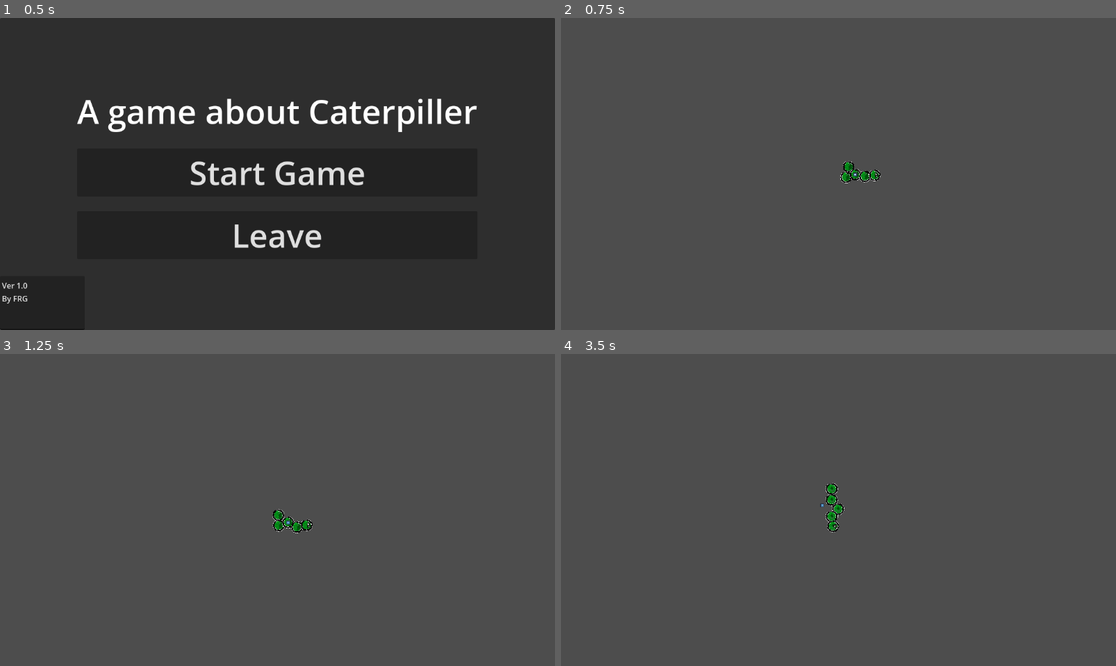
Above: before the commit, frames 1-4 (two rows, left to right).
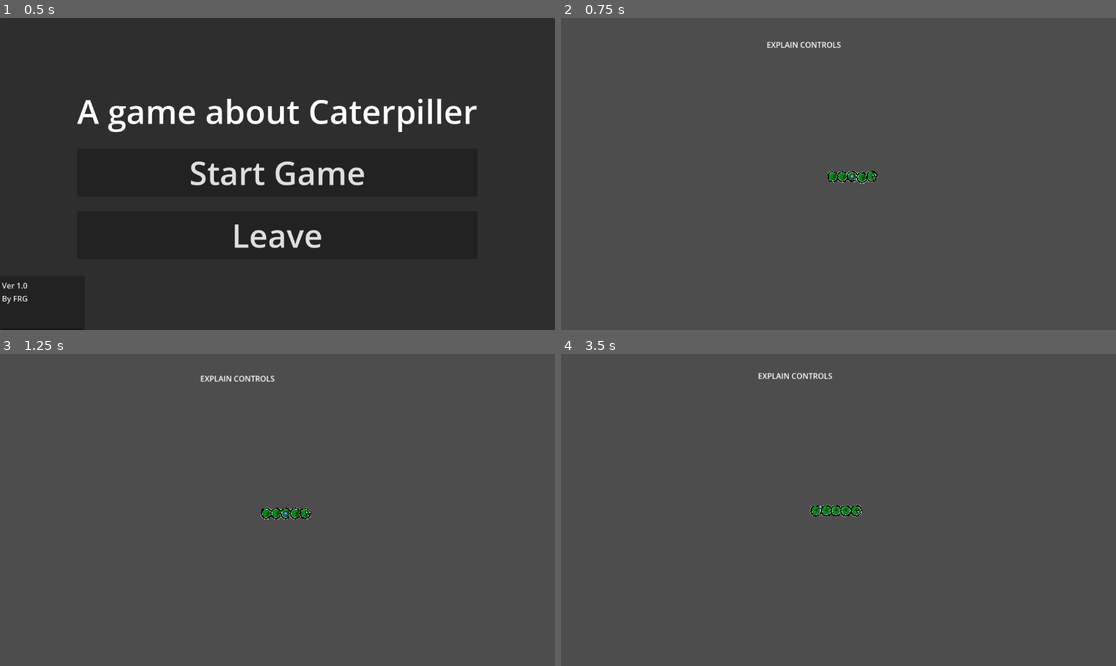
Above: after the commit, the same moments.

Repository: LoreNyanski/totem_gamejam_26
Game: Godot game, scene res://Scenes/mainMenu.tscn
The game is run twice, just before and just after one commit, with the same random seed, the same clock (stepped at 60 frames per second) and the same inputs. The engine's default icon, where the game draws it, is replaced by a stand-in: a white triangle on a blue panel in a dark square.
Inputs (mouse positions are in pixels of both pictures, inside the frame that each line leads up to):
- Up to frame 1 (0.5 s): no input
- Up to frame 2 (0.75 s): click "Start Game" at 0.5 s
- Up to frame 3 (1.25 s): no input
- Up to frame 4 (3.5 s): move the mouse to (866, 510) at 1.27 s; hold P (blows up) from 1.28 s (still down); tap A (Grip1) at 1.35, 2.1, 3.05 s; move the mouse to (810, 510) at 2.02 s; move the mouse to (849, 503) at 2.77 s; tap S (Grip2) at 2.85 s

Frame 1 is identical in both runs. In frame 2, 0.5% of the frame differs, in the area x 37-58%, y 7-54%; in frame 3, 0.7%; in frame 4, 0.7%, in the area x 35-55%, y 6-58%.
Error in both runs: Cannot call method 'change_scene_to_file' on a null value. (res://Scripts/cater_the_pillar.gd:25)

Commit message:
End screen and MAP added

Diff:
--- /dev/null
+++ b/Scenes/Credits.tscn
@@ -0,0 +1,43 @@
+[gd_scene format=3 uid="uid://cc8apxytr4p04"]
+
+[node name="Control" type="Control" unique_id=6523410]
+layout_mode = 3
+anchors_preset = 15
+anchor_right = 1.0
+anchor_bottom = 1.0
+grow_horizontal = 2
+grow_vertical = 2
+
+[node name="Panel" type="Panel" parent="." unique_id=1767849448]
+layout_mode = 1
+anchors_preset = 15
+anchor_right = 1.0
+anchor_bottom = 1.0
+grow_horizontal = 2
+grow_vertical = 2
+
+[node name="ButtonCredits" type="Button" parent="Panel" unique_id=7906586]
+layout_mode = 0
+offset_left = 361.0
+offset_top = 510.0
+offset_right = 787.0
+offset_bottom = 610.0
+theme_override_font_sizes/font_size = 67
+text = "Close"
+
+[node name="TextEdit" type="TextEdit" parent="Panel/ButtonCredits" unique_id=486229646]
+layout_mode = 1
+anchors_preset = 2
+anchor_top = 1.0
+anchor_bottom = 1.0
+offset_left = -115.0
+offset_top = -555.0
+offset_right = 510.0
+offset_bottom = -139.0
+grow_vertical = 0
+text = "A game about Caterpiller
+By Georgi, Lore and Henry from FRG
+Credits:
+To us for doing it in 34 hours
+that sounds form youtube
+"
--- a/Scenes/environment.tscn
+++ b/Scenes/environment.tscn
@@ -1,4 +1,6 @@
 [gd_scene format=3 uid="uid://b5hkj05beon4"]
+
+[ext_resource type="Script" path="res://Scripts/ungrippable.gd" id="3_a65fu"]
 
 [sub_resource type="RectangleShape2D" id="RectangleShape2D_c24xt"]
 size = Vector2(1267.5, 169)
@@ -15,8 +17,8 @@
 [sub_resource type="RectangleShape2D" id="RectangleShape2D_km3fo"]
 size = Vector2(168, 611)
 
-[sub_resource type="RectangleShape2D" id="RectangleShape2D_ukl56"]
-size = Vector2(770, 169)
+[sub_resource type="RectangleShape2D" id="RectangleShape2D_w4qwi"]
+size = Vector2(702, 166)
 
 [sub_resource type="RectangleShape2D" id="RectangleShape2D_6b2n3"]
 size = Vector2(1283, 166)
@@ -25,22 +27,106 @@
 size = Vector2(168, 149)
 
 [sub_resource type="RectangleShape2D" id="RectangleShape2D_mfu5p"]
-size = Vector2(4577, 120)
+size = Vector2(3267.5, 120)
 
 [sub_resource type="RectangleShape2D" id="RectangleShape2D_2qofk"]
 size = Vector2(168, 770)
 
 [sub_resource type="RectangleShape2D" id="RectangleShape2D_a6njs"]
-size = Vector2(881.83716, 85.5)
+size = Vector2(1497.6425, 85.5)
 
 [sub_resource type="RectangleShape2D" id="RectangleShape2D_qyfso"]
 size = Vector2(168, 453)
 
 [sub_resource type="RectangleShape2D" id="RectangleShape2D_dil0r"]
+size = Vector2(725.97986, 85.5)
+
+[sub_resource type="RectangleShape2D" id="RectangleShape2D_4p6ii"]
+size = Vector2(1105.5663, 61.193542)
+
+[sub_resource type="RectangleShape2D" id="RectangleShape2D_168uk"]
+size = Vector2(1105.5663, 61.193542)
+
+[sub_resource type="RectangleShape2D" id="RectangleShape2D_421qi"]
 size = Vector2(881.83716, 85.5)
 
+[sub_resource type="RectangleShape2D" id="RectangleShape2D_visue"]
+size = Vector2(922.5204, 85.5)
+
+[sub_resource type="RectangleShape2D" id="RectangleShape2D_mi32s"]
+size = Vector2(12, 424)
+
+[sub_resource type="RectangleShape2D" id="RectangleShape2D_3yocm"]
+size = Vector2(12, 424)
+
+[sub_resource type="RectangleShape2D" id="RectangleShape2D_x0l8b"]
+size = Vector2(12, 424)
+
+[sub_resource type="RectangleShape2D" id="RectangleShape2D_ncxem"]
+size = Vector2(115, 240.5)
+
+[sub_resource type="RectangleShape2D" id="RectangleShape2D_mnix7"]
+size = Vector2(28.402832, 600.1992)
+
+[sub_resource type="RectangleShape2D" id="RectangleShape2D_thhg4"]
+size = Vector2(87.5, 351.25)
+
+[sub_resource type="RectangleShape2D" id="RectangleShape2D_y18hl"]
+size = Vector2(49.5, 860.25)
+
+[sub_resource type="RectangleShape2D" id="RectangleShape2D_0lys8"]
+size = Vector2(762, 38)
+
+[sub_resource type="RectangleShape2D" id="RectangleShape2D_ewsca"]
+size = Vector2(1291, 38)
+
+[sub_resource type="RectangleShape2D" id="RectangleShape2D_vbjpg"]
+size = Vector2(12, 424)
+
+[sub_resource type="RectangleShape2D" id="RectangleShape2D_wt180"]
+size = Vector2(16, 402)
+
+[sub_resource type="RectangleShape2D" id="RectangleShape2D_7r3w8"]
+size = Vector2(881.83716, 85.5)
+
+[sub_resource type="RectangleShape2D" id="RectangleShape2D_usmy5"]
+size = Vector2(57.5, 649)
+
+[sub_resource type="RectangleShape2D" id="RectangleShape2D_gijbs"]
+size = Vector2(28, 440)
+
 [sub_resource type="RectangleShape2D" id="RectangleShape2D_ukl56"]
-size = Vector2(427, 46)
+size = Vector2(702, 174)
+
+[sub_resource type="RectangleShape2D" id="RectangleShape2D_xt3nk"]
+size = Vector2(151, 156.5)
+
+[sub_resource type="RectangleShape2D" id="RectangleShape2D_4b3f5"]
+size = Vector2(151, 368.25)
+
+[sub_resource type="RectangleShape2D" id="RectangleShape2D_5rg3c"]
+size = Vector2(37.66913, 885.1824)
+
+[sub_resource type="RectangleShape2D" id="RectangleShape2D_ekmmh"]
+size = Vector2(16, 319.5625)
+
+[sub_resource type="RectangleShape2D" id="RectangleShape2D_3grcr"]
+size = Vector2(151, 21.25)
+
+[sub_resource type="RectangleShape2D" id="RectangleShape2D_lcf3o"]
+size = Vector2(54.25, 272.85938)
+
+[sub_resource type="RectangleShape2D" id="RectangleShape2D_kykde"]
+size = Vector2(81.5, 144.28125)
+
+[sub_resource type="RectangleShape2D" id="RectangleShape2D_0d1km"]
+size = Vector2(519.875, 43)
+
+[sub_resource type="RectangleShape2D" id="RectangleShape2D_8tmi8"]
+size = Vector2(151, 21.25)
+
+[sub_resource type="RectangleShape2D" id="RectangleShape2D_kddb2"]
+size = Vector2(151, 453)
 
 [node name="Environment" type="Node2D" unique_id=1397730141]
 
@@ -48,7 +134,7 @@
 position = Vector2(115, 580)
 
 [node name="CollisionShape2D10" type="CollisionShape2D" parent="StaticBody2D" unique_id=1827063398]
-position = Vector2(2621, -2557.0002)
+position = Vector2(2514.0005, -2744.0002)
 rotation = 1.0678401
 shape = SubResource("RectangleShape2D_c24xt")
 
@@ -69,8 +155,8 @@
 shape = SubResource("RectangleShape2D_km3fo")
 
 [node name="CollisionShape2D2" type="CollisionShape2D" parent="StaticBody2D" unique_id=71053796]
-position = Vector2(1755, 67)
-shape = SubResource("RectangleShape2D_ukl56")
+position = Vector2(1693, 62)
+shape = SubResource("RectangleShape2D_w4qwi")
 
 [node name="CollisionShape2D" type="CollisionShape2D" parent="StaticBody2D" unique_id=385609004]
 position = Vector2(528.5, 65)
@@ -81,7 +167,7 @@
 shape = SubResource("RectangleShape2D_a65fu")
 
 [node name="CollisionShape2D4" type="CollisionShape2D" parent="StaticBody2D" unique_id=67576019]
-position = Vector2(697, -514)
+position = Vector2(1351.75, -514)
 shape = SubResource("RectangleShape2D_mfu5p")
 
 [node name="CollisionShape2D9" type="CollisionShape2D" parent="StaticBody2D" unique_id=589145677]
@@ -89,8 +175,8 @@
 shape = SubResource("RectangleShape2D_2qofk")
 
 [node name="CollisionShape2D13" type="CollisionShape2D" parent="StaticBody2D" unique_id=1852503457]
-position = Vector2(3257, -1525)
-rotation = -0.29847
+position = Vector2(3814, -1636)
+rotation = -0.29846996
 shape = SubResource("RectangleShape2D_a6njs")
 
 [node name="CollisionShape2D12" type="CollisionShape2D" parent="StaticBody2D" unique_id=133108125]
@@ -98,13 +184,127 @@
 shape = SubResource("RectangleShape2D_qyfso")
 
 [node name="CollisionShape2D11" type="CollisionShape2D" parent="StaticBody2D" unique_id=245495796]
-position = Vector2(2272.1694, -1871.3735)
+position = Vector2(2342, -1892)
 rotation = -0.52499455
 shape = SubResource("RectangleShape2D_dil0r")
 
-[node name="GOAL" type="CollisionShape2D" parent="StaticBody2D" unique_id=922057831]
-position = Vector2(1566, -5458)
+[node name="CollisionShape2D14" type="CollisionShape2D" parent="StaticBody2D" unique_id=191021759]
+position = Vector2(3315.409, -2299.5566)
+rotation = -0.52499455
+shape = SubResource("RectangleShape2D_4p6ii")
+
+[node name="CollisionShape2D15" type="CollisionShape2D" parent="StaticBody2D" unique_id=1291735643]
+position = Vector2(3358, -2715)
+rotation = -0.7306486
+shape = SubResource("RectangleShape2D_168uk")
+
+[node name="CollisionShape2D16" type="CollisionShape2D" parent="StaticBody2D" unique_id=1681329445]
+position = Vector2(1413.5001, -1711.2501)
+rotation = 0.15247084
+shape = SubResource("RectangleShape2D_421qi")
+
+[node name="CollisionShape2D17" type="CollisionShape2D" parent="StaticBody2D" unique_id=624322190]
+position = Vector2(1756.5623, -2280.1785)
+rotation = -0.9736612
+shape = SubResource("RectangleShape2D_visue")
+
+[node name="CollisionShape2D19" type="CollisionShape2D" parent="StaticBody2D" unique_id=125250516]
+position = Vector2(1518, -3170)
+shape = SubResource("RectangleShape2D_mi32s")
+
+[node name="CollisionShape2D20" type="CollisionShape2D" parent="StaticBody2D" unique_id=1207558013]
+position = Vector2(1251, -3449)
+shape = SubResource("RectangleShape2D_3yocm")
+
+[node name="CollisionShape2D18" type="CollisionShape2D" parent="StaticBody2D" unique_id=2100360699]
+position = Vector2(1798, -2897)
+shape = SubResource("RectangleShape2D_x0l8b")
+
+[node name="CollisionShape2D21" type="CollisionShape2D" parent="StaticBody2D" unique_id=1359685031]
+position = Vector2(1032, -1895)
+shape = SubResource("RectangleShape2D_ncxem")
+
+[node name="CollisionShape2D22" type="CollisionShape2D" parent="StaticBody2D" unique_id=450950924]
+position = Vector2(2794.8752, -3103.3506)
+rotation = 0.7604145
+shape = SubResource("RectangleShape2D_mnix7")
+
+[node name="CollisionShape2D23" type="CollisionShape2D" parent="StaticBody2D" unique_id=1534683336]
+position = Vector2(3998, -2963)
+rotation = -1.1323546
+shape = SubResource("RectangleShape2D_dil0r")
+
+[node name="CollisionShape2D24" type="CollisionShape2D" parent="StaticBody2D" unique_id=1526489215]
+position = Vector2(3742.25, -3226.375)
+shape = SubResource("RectangleShape2D_thhg4")
+
+[node name="CollisionShape2D25" type="CollisionShape2D" parent="StaticBody2D" unique_id=1588755405]
+position = Vector2(1568.25, -4940.125)
+shape = SubResource("RectangleShape2D_y18hl")
+
+[node name="CollisionShape2D26" type="CollisionShape2D" parent="StaticBody2D" unique_id=99182537]
+position = Vector2(914, -5149)
+shape = SubResource("RectangleShape2D_0lys8")
+
+[node name="CollisionShape2D27" type="CollisionShape2D" parent="StaticBody2D" unique_id=129214806]
+position = Vector2(532.5, -5377)
+shape = SubResource("RectangleShape2D_ewsca")
+
+[node name="CollisionShape2D28" type="CollisionShape2D" parent="StaticBody2D" unique_id=1855222278]
+position = Vector2(2623, -7260)
+shape = SubResource("RectangleShape2D_3yocm")
+
+[node name="CollisionShape2D29" type="CollisionShape2D" parent="StaticBody2D" unique_id=2131995078]
+position = Vector2(1372, -3811)
+shape = SubResource("RectangleShape2D_vbjpg")
+
+[node name="CollisionShape2D30" type="CollisionShape2D" parent="StaticBody2D" unique_id=1374957456]
+position = Vector2(2731, -7665)
+shape = SubResource("RectangleShape2D_3yocm")
+
+[node name="CollisionShape2D31" type="CollisionShape2D" parent="StaticBody2D" unique_id=1460445564]
+position = Vector2(1480, -4267)
+shape = SubResource("RectangleShape2D_wt180")
+
+[node name="CollisionShape2D32" type="CollisionShape2D" parent="StaticBody2D" unique_id=1997250882]
+position = Vector2(3870, -3522)
+rotation = 0.3481822
+scale = Vector2(0.99999994, 0.99999994)
+shape = SubResource("RectangleShape2D_7r3w8")
+
+[node name="CollisionShape2D33" type="CollisionShape2D" parent="StaticBody2D" unique_id=1810678278]
+position = Vector2(2603, -5376)
+shape = SubResource("RectangleShape2D_ewsca")
+
+[node name="CollisionShape2D34" type="CollisionShape2D" parent="StaticBody2D" unique_id=689604822]
+position = Vector2(2207, -5153)
+shape = SubResource("RectangleShape2D_0lys8")
+
+[node name="CollisionShape2D35" type="CollisionShape2D" parent="StaticBody2D" unique_id=1150657663]
+position = Vector2(2430, -3716)
+shape = SubResource("RectangleShape2D_usmy5")
+
+[node name="CollisionShape2D36" type="CollisionShape2D" parent="StaticBody2D" unique_id=2007273520]
+position = Vector2(2161, -4207)
+shape = SubResource("RectangleShape2D_gijbs")
+
+[node name="CollisionShape2D37" type="CollisionShape2D" parent="StaticBody2D" unique_id=2041919213]
+position = Vector2(1885, -4617)
+shape = SubResource("RectangleShape2D_usmy5")
+
+[node name="StaticBody2D2" type="StaticBody2D" parent="." unique_id=347132289]
+position = Vector2(1681, -4878)
+
+[node name="GOAL" type="CollisionShape2D" parent="StaticBody2D2" unique_id=922057831]
 shape = SubResource("RectangleShape2D_ukl56")
+
+[node name="Label2" type="Label" parent="." unique_id=341706250]
+offset_left = 2707.0
+offset_top = 143.0
+offset_right = 3114.0
+offset_bottom = 450.0
+text = "Good luck, your goal is to climb to the top of the tree
+"
 
 [node name="Label" type="Label" parent="." unique_id=200563212]
 offset_left = 78.0
@@ -113,3 +313,133 @@
 offset_bottom = 567.0
 text = "EXPLAIN CONTROLS
 "
+
+[node name="Ungrippable" type="StaticBody2D" parent="." unique_id=1626571574]
+script = ExtResource("3_a65fu")
+
+[node name="CollisionShape2D2" type="CollisionShape2D" parent="Ungrippable" unique_id=624708268]
+position = Vector2(1196, 658)
+shape = SubResource("RectangleShape2D_xt3nk")
+debug_color = Color(0.9482073, 4.042983e-06, 0.5817702, 0.41960785)
+
+[node name="CollisionShape2D3" type="CollisionShape2D" parent="Ungrippable" unique_id=2034311366]
+position = Vector2(1539, 655)
+shape = SubResource("RectangleShape2D_xt3nk")
+debug_color = Color(0.9482073, 4.042983e-06, 0.5817702, 0.41960785)
+
+[node name="CollisionShape2D4" type="CollisionShape2D" parent="Ungrippable" unique_id=1253925778]
+position = Vector2(3047, -175)
+shape = SubResource("RectangleShape2D_xt3nk")
+debug_color = Color(0.9482073, 4.042983e-06, 0.5817702, 0.41960785)
+
+[node name="CollisionShape2D5" type="CollisionShape2D" parent="Ungrippable" unique_id=2020030578]
+position = Vector2(3047, -736)
+shape = SubResource("RectangleShape2D_xt3nk")
+debug_color = Color(0.9482073, 4.042983e-06, 0.5817702, 0.41960785)
+
+[node name="CollisionShape2D6" type="CollisionShape2D" parent="Ungrippable" unique_id=1749916801]
+position = Vector2(4613, -1211)
+shape = SubResource("RectangleShape2D_xt3nk")
+debug_color = Color(0.9482073, 4.042983e-06, 0.5817702, 0.41960785)
+
+[node name="CollisionShape2D7" type="CollisionShape2D" parent="Ungrippable" unique_id=1450916567]
+position = Vector2(3857, -2645.125)
+shape = SubResource("RectangleShape2D_4b3f5")
+debug_color = Color(0.9482073, 4.042983e-06, 0.5817702, 0.41960785)
+
+[node name="CollisionShape2D8" type="CollisionShape2D" parent="Ungrippable" unique_id=562558535]
+position = Vector2(2726, -305)
+shape = SubResource("RectangleShape2D_xt3nk")
+debug_color = Color(0.9482073, 4.042983e-06, 0.5817702, 0.41960785)
+
+[node name="CollisionShape2D15" type="CollisionShape2D" parent="Ungrippable" unique_id=1698077383]
+position = Vector2(1923.4823, -1686.7659)
+rotation = 0.60741013
+shape = SubResource("RectangleShape2D_5rg3c")
+debug_color = Color(0.9482073, 4.042983e-06, 0.5817702, 0.41960785)
+
+[node name="CollisionShape2D16" type="CollisionShape2D" parent="Ungrippable" unique_id=773972168]
+position = Vector2(1903, -2211.4375)
+shape = SubResource("RectangleShape2D_ekmmh")
+debug_color = Color(0.9482073, 4.042983e-06, 0.5817702, 0.41960785)
+
+[node name="CollisionShape2D17" type="CollisionShape2D" parent="Ungrippable" unique_id=1579543457]
+position = Vector2(1627, -2484)
+shape = SubResource("RectangleShape2D_ekmmh")
+debug_color = Color(0.9482073, 4.042983e-06, 0.5817702, 0.41960785)
+
+[node name="CollisionShape2D18" type="CollisionShape2D" parent="Ungrippable" unique_id=94599834]
+position = Vector2(1359, -2761)
+shape = SubResource("RectangleShape2D_ekmmh")
+debug_color = Color(0.9482073, 4.042983e-06, 0.5817702, 0.41960785)
+
+[node name="CollisionShape2D19" type="CollisionShape2D" parent="Ungrippable" unique_id=663144213]
+position = Vector2(1497, -3126)
+shape = SubResource("RectangleShape2D_ekmmh")
+debug_color = Color(0.9482073, 4.042983e-06, 0.5817702, 0.41960785)
+
+[node name="CollisionShape2D20" type="CollisionShape2D" parent="Ungrippable" unique_id=2008357317]
+position = Vector2(1605, -3587)
+shape = SubResource("RectangleShape2D_ekmmh")
+debug_color = Color(0.9482073, 4.042983e-06, 0.5817702, 0.41960785)
+
+[node name="CollisionShape2D21" type="CollisionShape2D" parent="Ungrippable" unique_id=1889478095]
+position = Vector2(3837.0002, -1988.0001)
+rotation = -0.47109658
+shape = SubResource("RectangleShape2D_3grcr")
+debug_color = Color(0.9482073, 4.042983e-06, 0.5817702, 0.41960785)
+
+[node name="CollisionShape2D22" type="CollisionShape2D" parent="Ungrippable" unique_id=1265007419]
+position = Vector2(2558.875, -2940.4297)
+shape = SubResource("RectangleShape2D_lcf3o")
+debug_color = Color(0.9482073, 4.042983e-06, 0.5817702, 0.41960785)
+
+[node name="CollisionShape2D23" type="CollisionShape2D" parent="Ungrippable" unique_id=1696459962]
+position = Vector2(2003.25, -3780.1406)
+shape = SubResource("RectangleShape2D_kykde")
+debug_color = Color(0.9482073, 4.042983e-06, 0.5817702, 0.41960785)
+
+[node name="CollisionShape2D24" type="CollisionShape2D" parent="Ungrippable" unique_id=736245004]
+position = Vector2(3115, -4780)
+shape = SubResource("RectangleShape2D_0d1km")
+debug_color = Color(0.9482073, 4.042983e-06, 0.5817702, 0.41960785)
+
+[node name="CollisionShape2D25" type="CollisionShape2D" parent="Ungrippable" unique_id=1809140812]
+position = Vector2(260.0625, -4776)
+shape = SubResource("RectangleShape2D_0d1km")
+debug_color = Color(0.9482073, 4.042983e-06, 0.5817702, 0.41960785)
+
+[node name="CollisionShape2D9" type="CollisionShape2D" parent="Ungrippable" unique_id=1467954095]
+position = Vector2(2712, -564)
+shape = SubResource("RectangleShape2D_8tmi8")
+debug_color = Color(0.9482073, 4.042983e-06, 0.5817702, 0.41960785)
+
+[node name="CollisionShape2D10" type="CollisionShape2D" parent="Ungrippable" unique_id=1243378735]
+position = Vector2(2992, -664)
+shape = SubResource("RectangleShape2D_8tmi8")
+debug_color = Color(0.9482073, 4.042983e-06, 0.5817702, 0.41960785)
+
+[node name="CollisionShape2D11" type="CollisionShape2D" parent="Ungrippable" unique_id=802674176]
+position = Vector2(2724, -833)
+shape = SubResource("RectangleShape2D_8tmi8")
+debug_color = Color(0.9482073, 4.042983e-06, 0.5817702, 0.41960785)
+
+[node name="CollisionShape2D12" type="CollisionShape2D" parent="Ungrippable" unique_id=385743355]
+position = Vector2(3002, -1073)
+shape = SubResource("RectangleShape2D_8tmi8")
+debug_color = Color(0.9482073, 4.042983e-06, 0.5817702, 0.41960785)
+
+[node name="CollisionShape2D13" type="CollisionShape2D" parent="Ungrippable" unique_id=1678891927]
+position = Vector2(2998, -1163)
+shape = SubResource("RectangleShape2D_8tmi8")
+debug_color = Color(0.9482073, 4.042983e-06, 0.5817702, 0.41960785)
+
+[node name="CollisionShape2D14" type="CollisionShape2D" parent="Ungrippable" unique_id=154317963]
+position = Vector2(2728, -1247)
+shape = SubResource("RectangleShape2D_8tmi8")
+debug_color = Color(0.9482073, 4.042983e-06, 0.5817702, 0.41960785)
+
+[node name="CollisionShape2D" type="CollisionShape2D" parent="Ungrippable" unique_id=1688052347]
+position = Vector2(-64, 353.5)
+shape = SubResource("RectangleShape2D_kddb2")
+debug_color = Color(0.9482073, 4.042983e-06, 0.5817702, 0.41960785)
--- a/Scenes/main.tscn
+++ b/Scenes/main.tscn
@@ -2,15 +2,15 @@
 
 [ext_resource type="PackedScene" uid="uid://b5hkj05beon4" path="res://Scenes/environment.tscn" id="2_8gbba"]
 [ext_resource type="PackedScene" uid="uid://ddl7r38ecgb84" path="res://Scenes/cater_the_pillar.tscn" id="3_8gbba"]
-[ext_resource type="PackedScene" uid="uid://co8lvlti3cnuj" path="res://Scenes/LevelEndGoal.tscn" id="3_jjvhh"]
+[ext_resource type="PackedScene" path="res://Scenes/LevelEndGoal.tscn" id="3_jjvhh"]
 
 [node name="Main" type="Node" unique_id=33247047]
 
 [node name="Environment" parent="." unique_id=1397730141 instance=ExtResource("2_8gbba")]
-position = Vector2(-6, -738)
+position = Vector2(188, -900)
 
 [node name="LevelEndGoal" parent="." unique_id=98937548 instance=ExtResource("3_jjvhh")]
-position = Vector2(-236, -231)
+position = Vector2(1863, -5932)
 
 [node name="CaterThePillar" parent="." unique_id=1528928944 instance=ExtResource("3_8gbba")]
-position = Vector2(2768, -808)
+position = Vector2(410, -360)
--- a/Scripts/cater_the_pillar.gd
+++ b/Scripts/cater_the_pillar.gd
@@ -34,7 +34,7 @@
 
 	if all_inside:
 		Input.set_mouse_mode(Input.MOUSE_MODE_VISIBLE)
-		get_tree().change_scene_to_file("res://Scenes/mainMenu.tscn")
+		get_tree().change_scene_to_file("res://Scenes/EndScreen.tscn")
 
 # Called every frame. 'delta' is the elapsed time since the previous frame.
 func _physics_process(delta: float) -> void:
--- a/Scripts/segment_player_type.gd
+++ b/Scripts/segment_player_type.gd
@@ -16,7 +16,7 @@
 
 
 	if not is_on_floor():
-		velocity += (get_gravity()/2) * delta
+		velocity += (get_gravity()*0.75) * delta
 		if not get_parent().some_grip():
 			velocity += get_parent().saved_velocity * delta
 		#print(velocity)
Renamed: EndScreen.tscn -> Scenes/EndScreen.tscn
